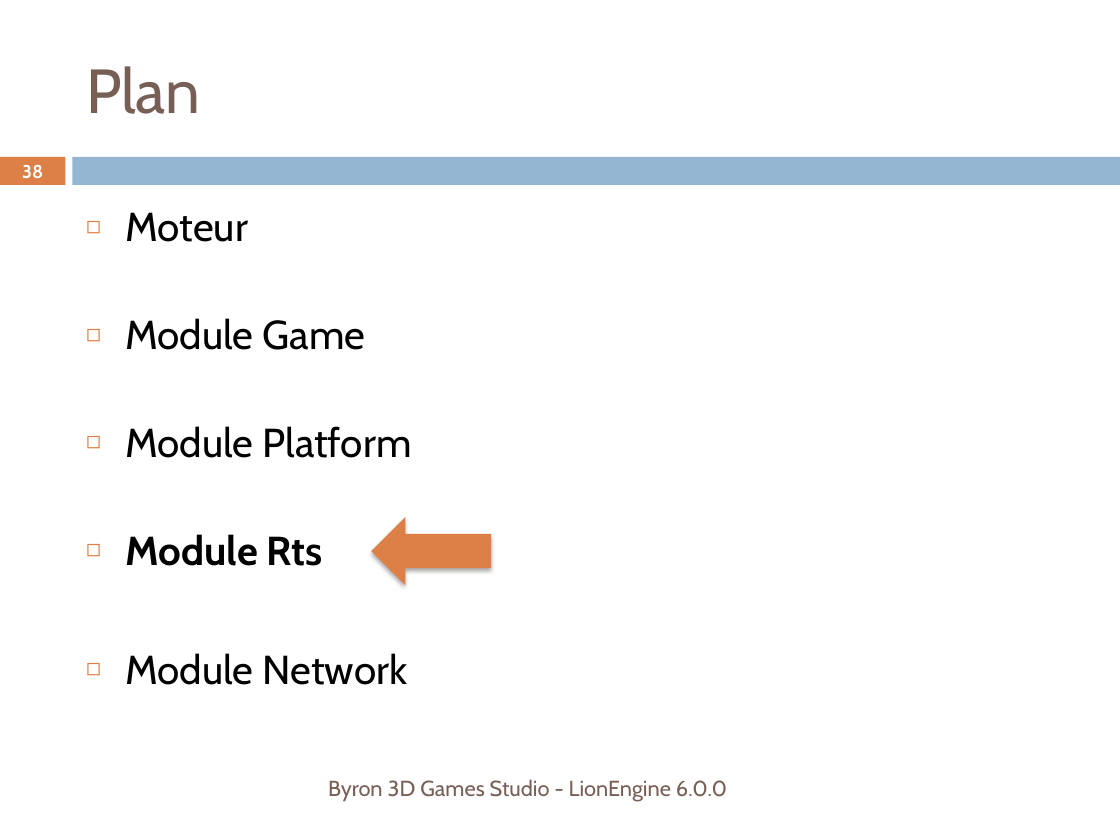
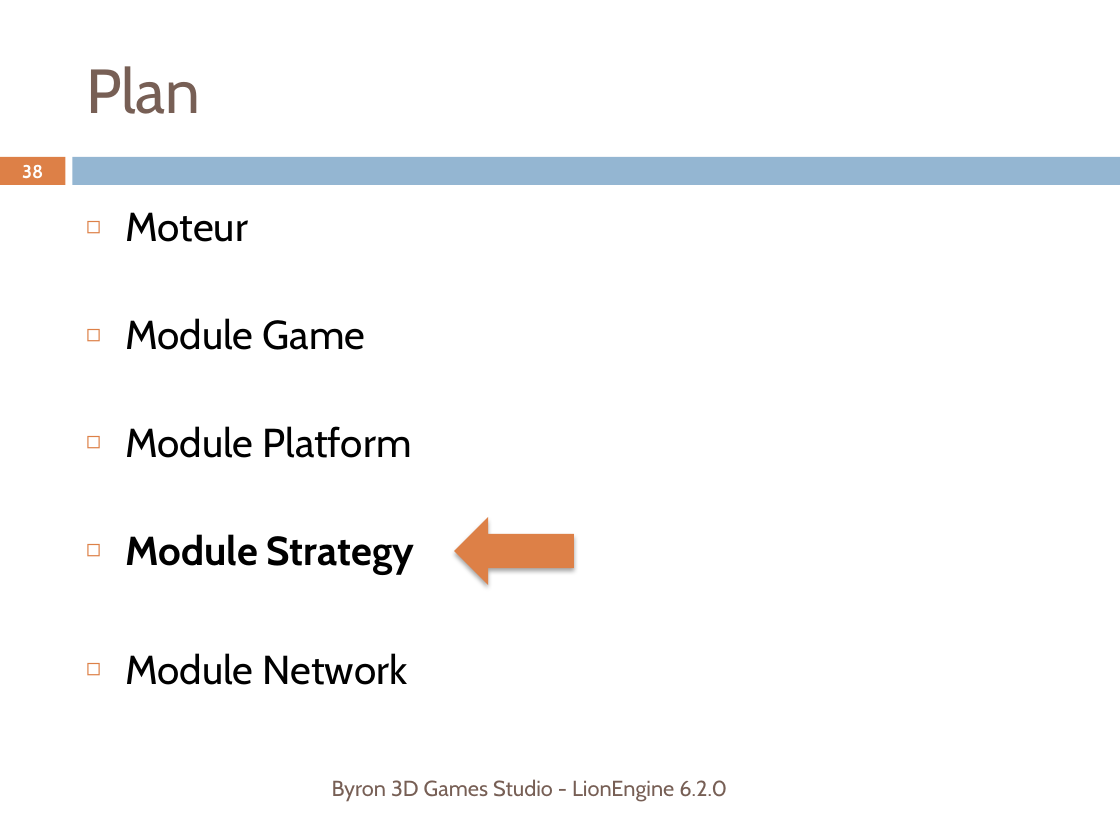
Before and after one commit to b3dgs/lionengine, a slide deck: slide 38 of doc/src/lionengine.pptx. Drawn at 1120x840 pixels with LibreOffice and Linux fonts; fonts in the diff are those of the drawing. Boxes give left, top, right and bottom in pixels: in the first picture for what was removed or moved away, otherwise in the second. Text is boxed around its words. In the diff, an @@ line names an element or a change of style, - is before the commit and + after.

```diff
--- a/doc/src/lionengine.pptx
+++ b/doc/src/lionengine.pptx
@@ text at <box>125,534,414,575</box>: text changed @@
-◻ Module Rts
+◻ Module Strategy
@@ left arrow: place and size @@
-left arrow at <box>371,517,491,586</box>
+left arrow at <box>455,517,575,586</box>
@@ text at <box>332,779,727,801</box>: text changed @@
-Byron 3D Games Studio - LionEngine 6.0.0
+Byron 3D Games Studio - LionEngine 6.2.0
```
Also in this commit, not shown: 48 other slides changed.
